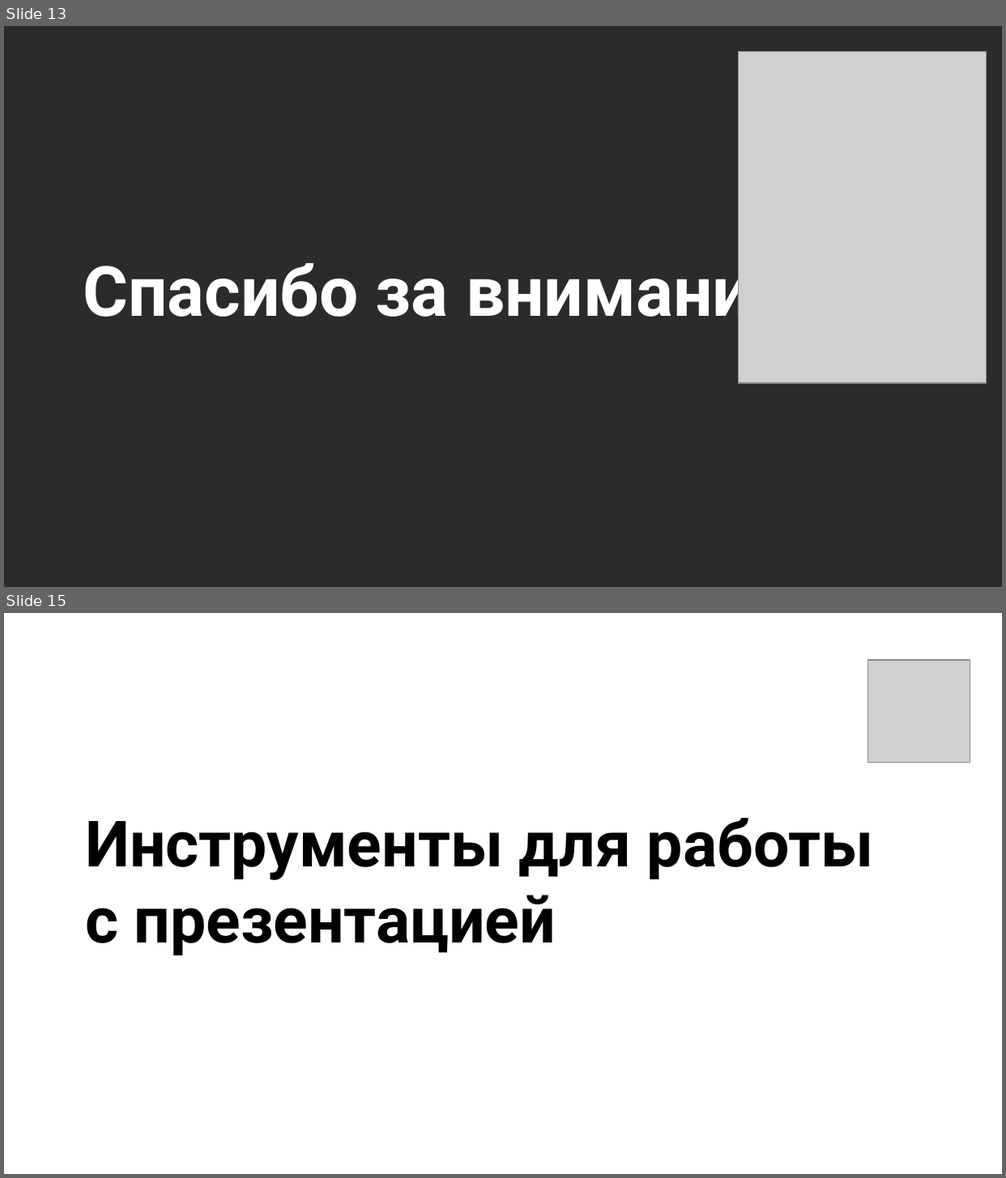
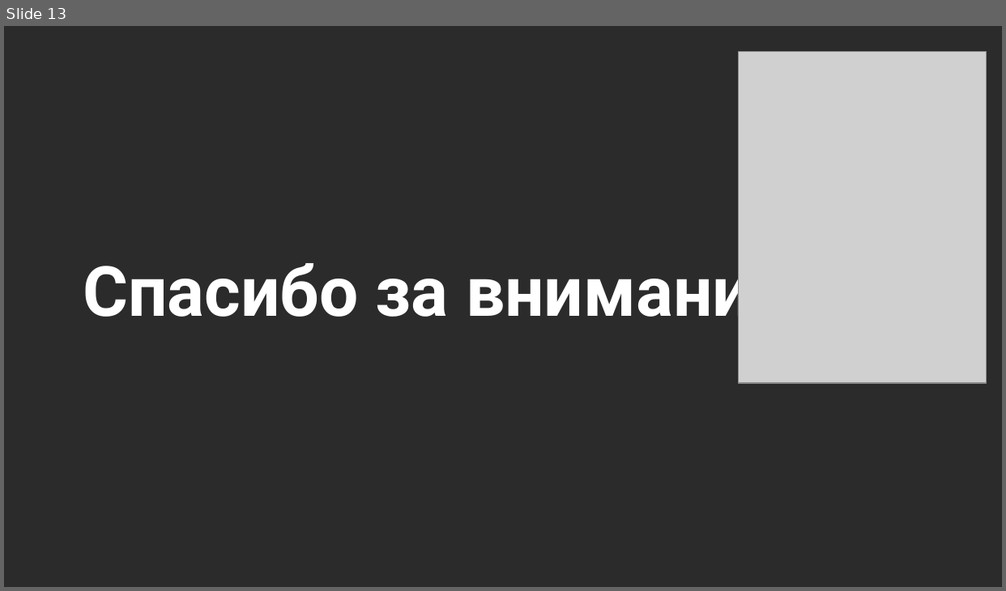
Before and after one commit to XR443/psychic-spoon, a slide deck: Презентация.odp. Shown one above the other, each under a label of ours: slides 13 and 15 before the commit, slide 13 after it; the slides between them are not shown. The pictures are 1006x1178 and 1006x591 pixels, drawn with LibreOffice and Linux fonts; fonts in the diff are those of the drawing; grey boxes stand for pictures; background and template pictures are left out; a plain dark background stands for a picture behind light text. Boxes give left, top, right and bottom in pixels: in the first picture for what was removed or moved away, otherwise in the second. Text is boxed around its words. In the diff, an @@ line names an element or a change of style, - is before the commit and + after.

```diff
--- a/Презентация.odp
+++ b/Презентация.odp
@@ slide 15 removed at box(4, 613, 1002, 1174), background picture (left out) @@
@@ picture removed at box(868, 660, 971, 763) @@
@@ title removed at box(85, 818, 874, 956) @@
-Инструменты для работы
-с презентацией
```
Also in this commit, not shown: 6 slides changed, 4 slides added, 36 other slides removed, 6 other files.
